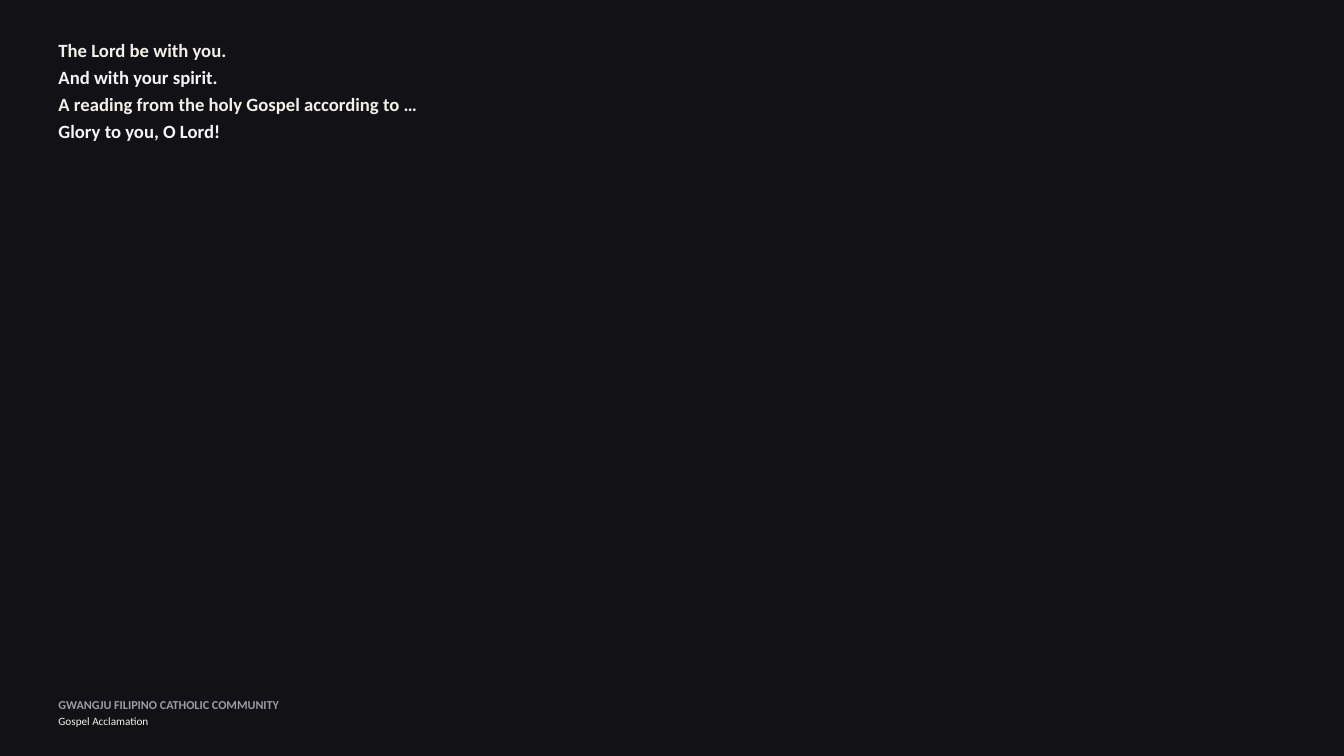
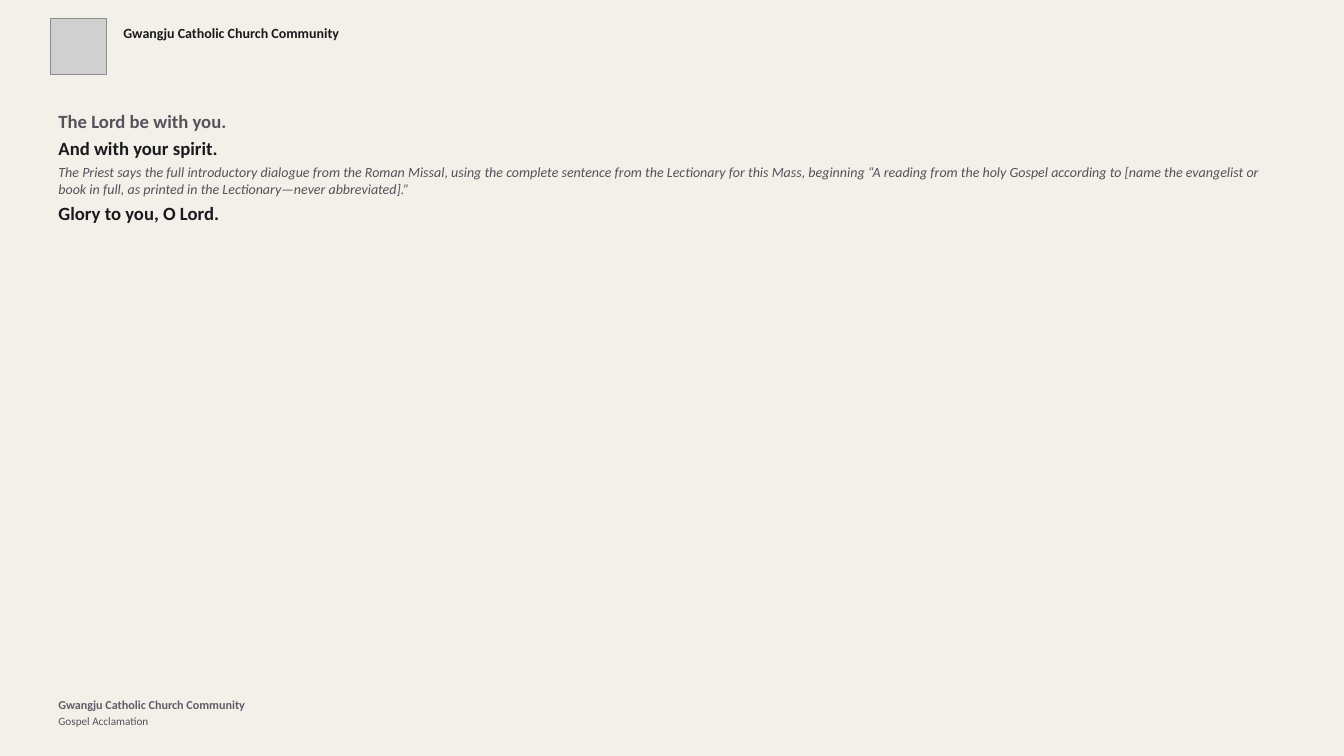
Before and after one commit to divinogabriel9/mass-ppt-generator, a slide deck: slide 19 of church_media_generator/outputs/mass_presentation.pptx. Drawn at 1344x756 pixels with LibreOffice and Linux fonts; fonts in the diff are those of the drawing; grey boxes stand for pictures. Boxes give left, top, right and bottom in pixels: in the first picture for what was removed or moved away, otherwise in the second. Text is boxed around its words. In the diff, an @@ line names an element or a change of style, - is before the commit and + after.

```diff
--- a/church_media_generator/outputs/mass_presentation.pptx
+++ b/church_media_generator/outputs/mass_presentation.pptx
@@ background #121216 to #F2F0E8 @@
@@ picture added at bbox=[50, 19, 106, 74] @@
@@ text added at bbox=[123, 28, 339, 41], 15 pt, text #1A1A1E, bold @@
+Gwangju Catholic Church Community
@@ text "The Lord be with you.": place and size @@
-text "The Lord be with you." at bbox=[58, 44, 399, 141]
+text "The Lord be with you." at bbox=[58, 115, 1259, 223]
@@ text at bbox=[58, 115, 227, 158]: text colour #F2F0E8 to #56515A in "The Lord be with you."; text colour #F5F5F5 to #1A1A1E in "And with your spirit." @@
@@ text at bbox=[58, 167, 1259, 223]: text changed; size 20 to 15 pt; text colour #F2F0E8 to #56515A; bold off; italic on @@
-A reading from the holy Gospel according to …
-Glory to you, O Lord!
+The Priest says the full introductory dialogue from the Roman Missal, using the complete sentence from the Lectionary for this Mass, beginning “A reading from the holy Gospel according to [name the evangelist or book in full, as printed in the Lectionary—never abbreviated].”
+Glory to you, O Lord.
@@ text at bbox=[58, 700, 244, 711]: text changed; text colour #9B9BA5 to #5F5D68 @@
-GWANGJU FILIPINO CATHOLIC COMMUNITY
+Gwangju Catholic Church Community
@@ text at bbox=[58, 717, 148, 727]: text colour #F2F0E8 to #56515A in "Gospel Acclamation" @@
```
Also in this commit, not shown: 34 other slides changed, 30 slides added, 26 slides removed, 27 other files.
